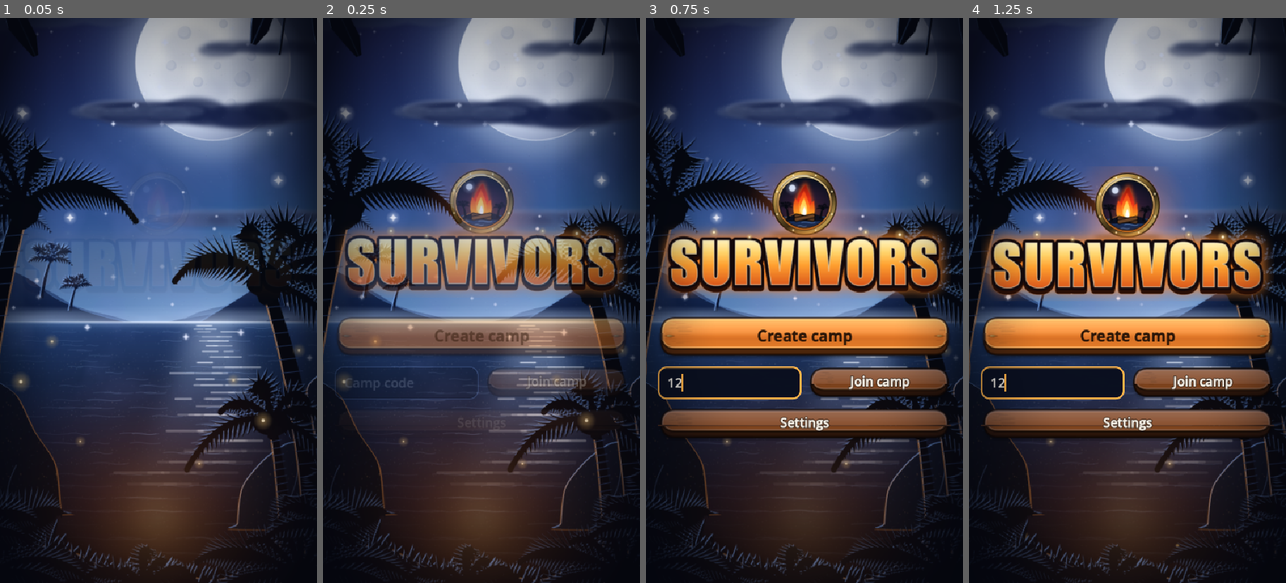
Above: before the commit, frames 1-4 (left to right).
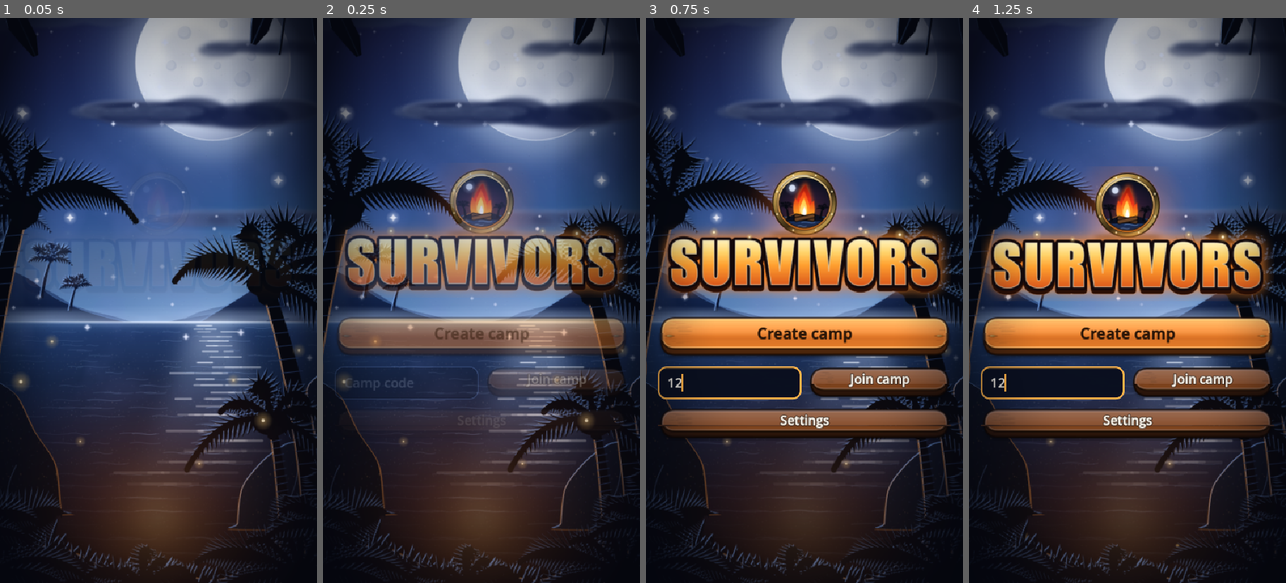
Above: after the commit, the same moments.

Repository: Corical/office-survivor
Game: Godot game, scene res://main.tscn
Two runs of this game, one before a commit and one after it. Both use one fixed random seed, a clock stepped at 60 frames per second and the inputs below.
Inputs (mouse positions are in pixels of both pictures, inside the frame that each line leads up to):
- Up to frame 1 (0.05 s): no input
- Up to frame 2 (0.25 s): no input
- Up to frame 3 (0.75 s): click (728, 385) at 0.52 s; type "12" at 0.6 s
- Up to frame 4 (1.25 s): no input

Frame 1 is identical in both runs. In frame 2, 0.3% of the frame differs, in the area x 35-84%, y 54-66%; in frame 3, 0.9%, in the area x 35-84%, y 54-73%; in frame 4, 0.9%.

Commit message:
🎨 fix: wood button labels sit on the lit face (content margins from measured face rows); render probe proves it
Co-Authored-By: Claude <noreply@anthropic.com>

Diff:
--- /dev/null
+++ b/godot/tests/perf/button_centre.gd
@@ -0,0 +1,78 @@
+extends Control
+## Is the label on the lit face of a wooden button? Renders buttons, finds the FACE rows (bright wood, read from a column
+## beside the text) and the TEXT rows (dark capital letters), and prints where the text's middle sits against the face's
+## middle. 0 px = optically centred; the sign says which way it is off.
+##   godot --path godot res://tests/perf/button_centre.tscn
+## Prints "CENTRE <variation> <state>: face rows a..b, text rows c..d, text middle is N px (above|below) the face middle".
+
+const W := 300
+const H := 72
+
+
+func _ready() -> void:
+	await get_tree().process_frame
+	get_window().size = Vector2i(540, 960)               # the project's own size: one logical pixel is one screen pixel
+	await get_tree().process_frame
+	Themes.use("flash")
+	theme = Themes.current.godot_theme
+	var bg := ColorRect.new()
+	bg.color = Themes.color("ink")
+	bg.set_anchors_and_offsets_preset(Control.PRESET_FULL_RECT)
+	add_child(bg)
+	var y := 20
+	var cases: Array = []
+	for variation in ["PrimaryButton", "Button"]:
+		for pressed in [false, true]:
+			var b := Button.new()
+			b.text = "HHHH"
+			b.theme_type_variation = variation
+			b.toggle_mode = true
+			b.button_pressed = pressed
+			b.size = Vector2(W, H)
+			b.position = Vector2(60, y)
+			b.focus_mode = Control.FOCUS_NONE
+			add_child(b)
+			cases.append([variation, "pressed" if pressed else "normal", Rect2i(60, y, W, H)])
+			y += H + 24
+	await get_tree().process_frame
+	await get_tree().process_frame
+	await RenderingServer.frame_post_draw
+	var img := get_viewport().get_texture().get_image()
+	img.save_png("user://button_centre.png")
+	for c in cases:
+		_measure(img, c[0], c[1], c[2])
+	print("CENTRE DONE")
+	get_tree().quit(0)
+
+
+func _lum(p: Color) -> float:
+	return (p.r * 0.3 + p.g * 0.59 + p.b * 0.11) * 255.0
+
+
+func _measure(img: Image, variation: String, state: String, r: Rect2i) -> void:
+	var bright := variation == "PrimaryButton"           # dark text on light wood; light text on dark wood otherwise
+	var face_x := r.position.x + 22                       # a column left of the text and right of the rim
+	var top := -1
+	var bottom := -1
+	for yy in r.size.y:
+		var l := _lum(img.get_pixel(face_x, r.position.y + yy))
+		if l > (95.0 if bright else 55.0) and l < 235.0:
+			if top < 0:
+				top = yy
+			bottom = yy
+	var t0 := -1
+	var t1 := -1
+	for yy in range(maxi(top, 0), bottom + 1):
+		for xx in range(r.position.x + 110, r.position.x + 190):
+			var l := _lum(img.get_pixel(xx, r.position.y + yy))
+			var is_text := l < 70.0 if bright else l > 200.0
+			if is_text:
+				if t0 < 0:
+					t0 = yy
+				t1 = yy
+				break
+	var face_mid := (top + bottom) / 2.0
+	var text_mid := (t0 + t1) / 2.0
+	var d := text_mid - face_mid
+	print("CENTRE %s %s: face rows %d..%d, text rows %d..%d, text middle is %.1f px %s the face middle" % [variation, state,
+		top, bottom, t0, t1, absf(d), "below" if d > 0.0 else "above"])
--- /dev/null
+++ b/godot/tests/perf/button_centre.tscn
@@ -0,0 +1,10 @@
+[gd_scene load_steps=2 format=3]
+
+[ext_resource type="Script" path="res://tests/perf/button_centre.gd" id="1"]
+
+[node name="ButtonCentre" type="Control"]
+layout_mode = 3
+anchors_preset = 15
+anchor_right = 1.0
+anchor_bottom = 1.0
+script = ExtResource("1")
--- a/godot/themes/flash/theme.gd
+++ b/godot/themes/flash/theme.gd
@@ -103,9 +103,14 @@
 	if frame != null:
 		t.nine_patches["card_frame"] = _nine(frame, 40, 40, 40, 40, 28, 20, 28, 20)
 	if wood != null:
-		t.nine_patches["button_wood"] = _nine(wood, 36, 30, 36, 30, 26, 10, 26, 14)
+		# Measured on the art (tools: see the face rows in the notes): the lit face of the normal button spans rows 6..80 of
+		# the 96 px (1x) texture, so its centre is 5 px ABOVE the texture's middle (the lip is underneath). A label centred
+		# in the content rect lands at h/2 + (top - bottom)/2, so top - bottom = -10 puts it on the face; -12 was the value the
+		# render probe (tests/perf/button_centre.gd) found centres the capitals best (text 2 px low before, <= 1 px now).
+		t.nine_patches["button_wood"] = _nine(wood, 36, 30, 36, 30, 26, 5, 26, 17)
 	if wood_down != null:
-		t.nine_patches["button_wood_pressed"] = _nine(wood_down, 36, 30, 36, 30, 26, 15, 26, 9)   # the face sits lower
+		# the pressed face spans rows 11..86: centre 0.5 px below the middle, so top - bottom = +1 (5.5 px lower than normal)
+		t.nine_patches["button_wood_pressed"] = _nine(wood_down, 36, 30, 36, 30, 26, 12, 26, 11)
 
 	_labels(th, bold, spaced)
 	_buttons(th, bold, t)
